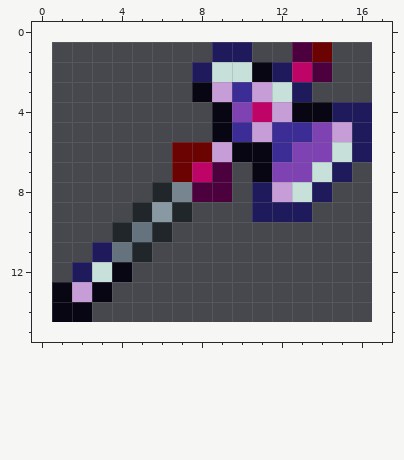
Pixel-art sprite -- Items/Tools/BismuthAxe.png. This is how it looked before the edit.
The file is 32x28 pixels, drawn in blocks of 2x2; one block is one cell here. The old version is drawn lined up with the new one, on the new canvas.
The same view after the edit:
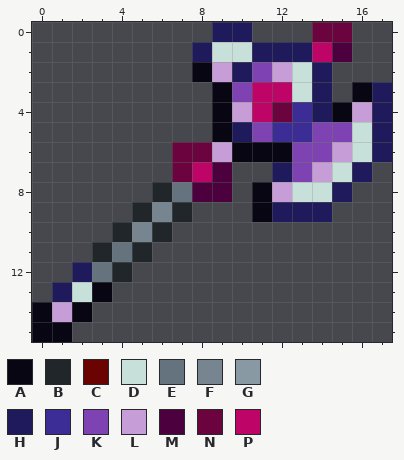
Palette (. is transparent): A #080613  B #20262a  C #6b0303  D #c8e0da  E #64737e  F #768590  G #8999a4  H #1f1a5b  J #3c2c96  K #7e42b3  L #c79dd8  M #4d003e  N #6b033f  P #be0467
What changed:
canvas 16x14 -> 18x16, the old top-left corner now at 1,1
Changed rows in their new state; - is an unchanged pixel.
first column x 0:
 0 ---------HH---NN--
 1 --------HDDHHHPM--
 2 --------ALHKLDH---
 3 --------.AKPPDH-AH
 4 ----------L-NJHALH
 5 ----------HK---KDH
 6 -------NN---A--LDH
 7 -------N---.H-LDH-
 8 -------E---A--DH--
 9 ------F----A--H---
10 -----F------------
11 ---B--------------
12 ---EB-------------
13 -HD---------------
14 AL----------------
15 AA----------------
Pixel boxes of the changes (left, top, right, bottom) in both pictures:
changed: (32, 22, 392, 342)
